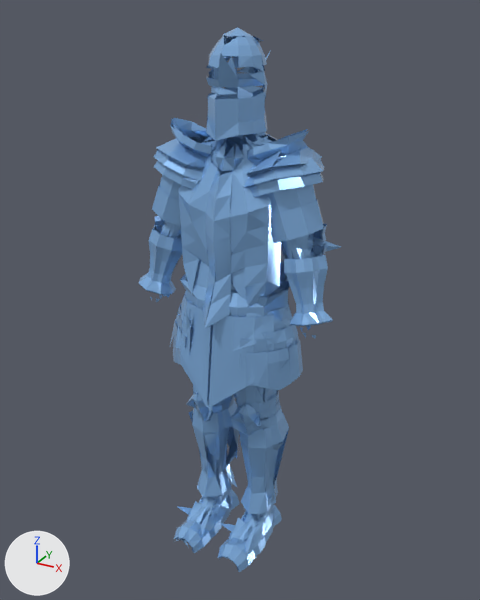
What one commit did to the glTF model assets/models/scottish-base-v2/crystal-armour-far.glb.
Rendered twice from a camera (50 mm lens) standing at (1.021, -1.833, 1.9) and looking at (0.011, 0.003, 0.982). The axes (+X, +Y, +Z) are drawn at lower left. The lights are the same throughout. The first picture is the older version.

The first picture shows 'gear_boots_slot0', 'gear_boots_slot1', 'gear_chest_harness', 'gear_chest_slot0', 'gear_chest_slot1', 'gear_helmet', 'gear_legs_slot0', 'gear_legs_slot1', 'visual_leg_slot0', 'visual_leg_slot1'.
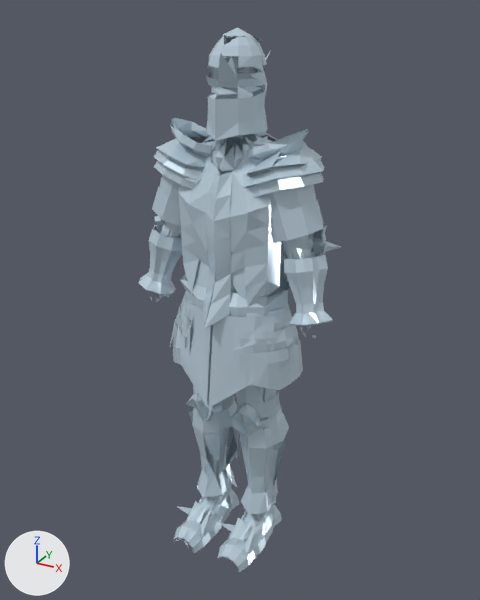
Pixel boxes [x1, y1, x2, y2] of what changed, in the pictures (480 x 600 px):
'gear_chest_harness', recoloured (blue to pale blue)
    both: [178, 132, 288, 328]
'gear_legs_slot1', recoloured (blue to pale blue)
    both: [209, 280, 303, 436]
'gear_chest_slot1', recoloured
    both: [244, 129, 341, 339]
'gear_chest_slot0', recoloured
    both: [138, 118, 240, 303]
'gear_helmet', recoloured (blue to pale blue)
    both: [206, 27, 271, 141]
'gear_boots_slot1', recoloured (blue to pale blue)
    both: [217, 412, 289, 573]
'gear_boots_slot0', recoloured
    both: [173, 400, 239, 553]
'gear_legs_slot0', recoloured (blue to pale blue)
    both: [170, 274, 235, 430]
'visual_leg_slot0', recoloured (blue to pale blue)
    both: [206, 427, 230, 500]
'visual_leg_slot1', recoloured
    both: [256, 388, 266, 517]

What changed in the scene script:
```text
Change mat_far_armortintable:
    mat_far_armortintable.base_color: (0.26, 0.5, 0.86) -> (0.58, 0.72, 0.82)  # blue #8bbcef -> pale blue #c8ddea
```
